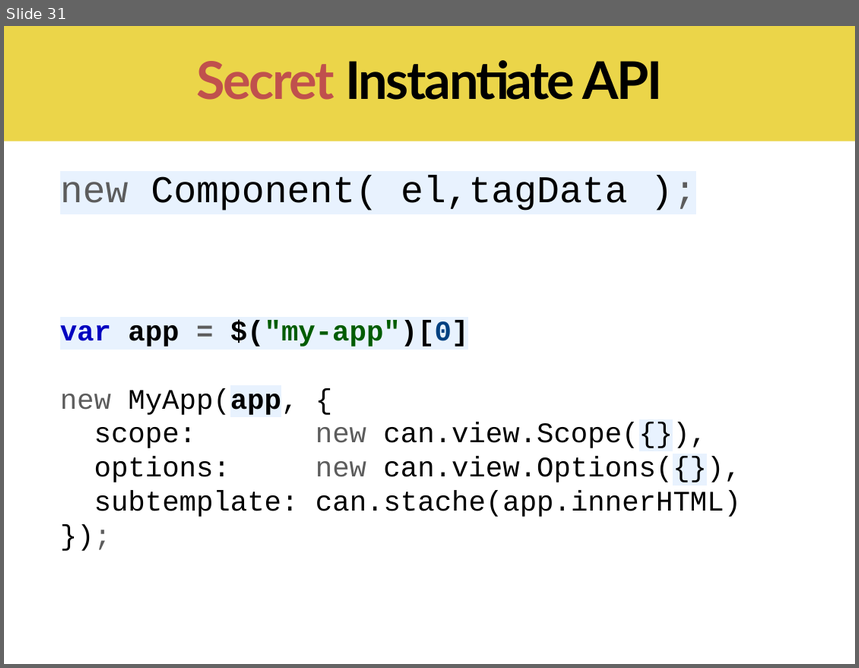
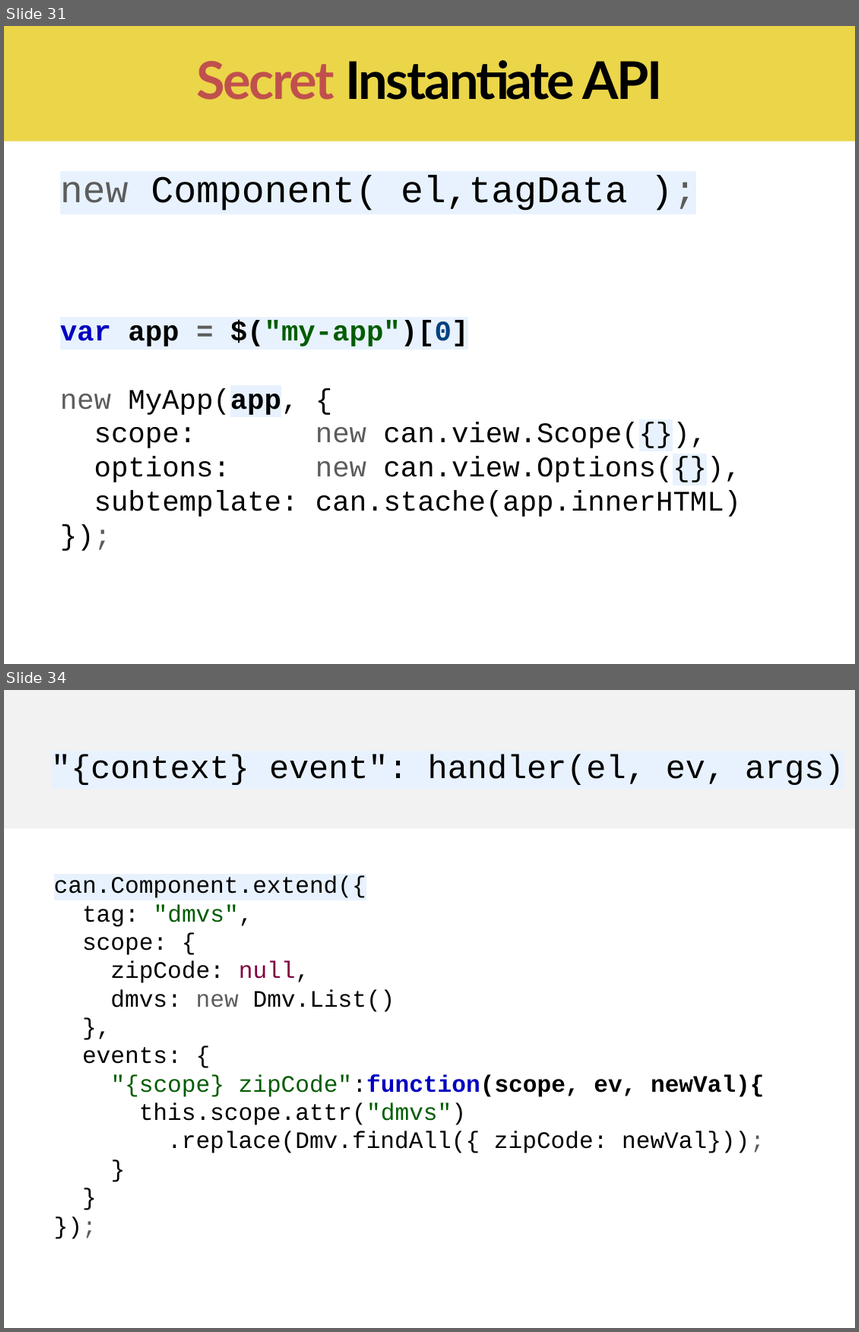
Before and after one commit to canjs/can-meetup, a slide deck: 6_component/canjs-component.pptx. Shown one above the other, each under a label of ours: slide 31 before the commit, slides 31 and 34 after it; the slides between them are not shown. The pictures are 859x668 and 859x1332 pixels, drawn with LibreOffice and Linux fonts; fonts in the diff are those of the drawing. Boxes give left, top, right and bottom in pixels: in the first picture for what was removed or moved away, otherwise in the second. Text is boxed around its words. In the diff, an @@ line names an element or a change of style, - is before the commit and + after.

```diff
--- a/6_component/canjs-component.pptx
+++ b/6_component/canjs-component.pptx
@@ slide 34 added at (4,690,855,1328), background #FFFFFF @@
@@ rectangle added at (4,690,855,829), fill #F2F2F2 @@
@@ text added at (51,754,844,785), 28 pt, text #000000 @@
+"{context} event": handler(el, ev, args)
@@ text added at (54,876,765,1154), 20 pt, text #000000 @@
+can.Component.extend({
+tag: "dmvs",
+scope: {
+zipCode: null,
+dmvs: new Dmv.List()
+},
+events: {
+"{scope} zipCode":function(scope, ev, newVal){
+this.scope.attr("dmvs")
+.replace(Dmv.findAll({ zipCode: newVal}));
+}
+}
+});
```
Also in this commit, not shown: 7 slides changed, 5 other slides added, 20 slides removed, 16 other files.
